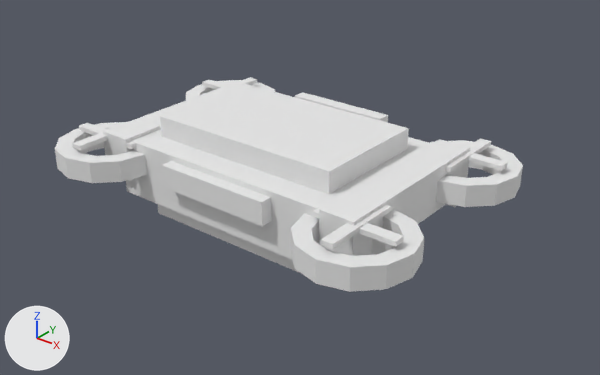
The OBJ model Assets/Models/SF_GuardDrone.obj, before and after one commit.
Both versions are drawn from a 50 mm lens placed at (2.7, -3.22, 1.92), pointed at (0.09, 0.04, -0.1). The lights are fixed; the arrows at lower left show +X, +Y and +Z. The picture after the commit comes second. Where no turn or scale is listed for an object, it has been applied to the vertices. Vertices at exactly the same position are counted once.

Script lines for the objects in view, before the commit:
```python
me_sf_guarddrone = bpy.data.meshes.new('SF_GuardDrone')
me_sf_guarddrone.from_pydata(...)  # 384 vertices, 288 faces; spans x -1.15..1.15, y -0.8..0.8, z -0.27..0.29
# faces by material slot: [6, 42, 156, 36, 48]
me_sf_guarddrone.materials.append(mat_shell)  # white #e7e7e7
me_sf_guarddrone.materials.append(mat_trim)  # white #e7e7e7
me_sf_guarddrone.materials.append(mat_dark)  # white #e7e7e7
me_sf_guarddrone.materials.append(mat_warning)  # white #e7e7e7
me_sf_guarddrone.materials.append(mat_blade)  # white #e7e7e7
ob_sf_guarddrone = bpy.data.objects.new('SF_GuardDrone', me_sf_guarddrone)
ob_sf_guarddrone.location = (0.0, 0.0, 0.0)
```
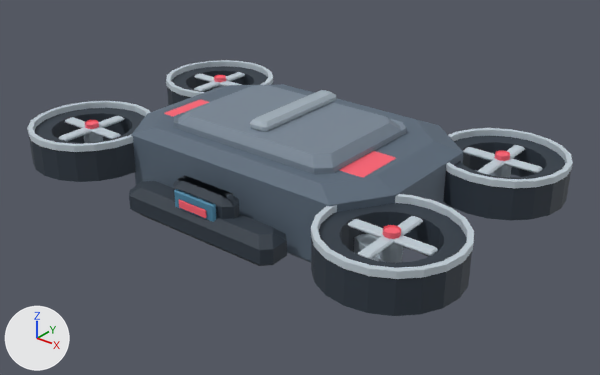
What changed in the scene script:
```text
Change me_sf_guarddrone:
    remove me_sf_guarddrone.from_pydata(...)  # 384 vertices, 288 faces; spans x -1.15..1.15, y -0.8..0.8, z -0.27..0.29
    remove me_sf_guarddrone.materials.append(mat_shell)  # white #e7e7e7
    remove me_sf_guarddrone.materials.append(mat_trim)  # white #e7e7e7
    remove me_sf_guarddrone.materials.append(mat_dark)  # white #e7e7e7
    remove me_sf_guarddrone.materials.append(mat_warning)  # white #e7e7e7
    remove me_sf_guarddrone.materials.append(mat_blade)  # white #e7e7e7
    add me_sf_guarddrone.from_pydata(...)  # 1664 vertices, 1464 faces; spans x -1.37..1.37, y -0.83..0.93, z -0.29..0.35
    me_sf_guarddrone part 1: the loose piece of 48 vertices spanning x 0.55..1.15, y 0.2..0.8, z -0.01..0.11 is rebuilt with 80 vertices and now spans x 0.67..1.37, y 0.23..0.93, z -0.03..0.15, in mat_carbon (dark blue #2c3742)
    me_sf_guarddrone part 2: the loose piece of 48 vertices spanning x 0.55..1.15, y -0.8..-0.2, z 0.0..0.12 is rebuilt with 80 vertices and now spans x 0.67..1.37, y -0.83..-0.13, z -0.03..0.15, in mat_carbon (dark blue #2c3742)
    me_sf_guarddrone part 3: the loose piece of 48 vertices spanning x -1.15..-0.55, y 0.2..0.8, z -0.01..0.11 is rebuilt with 80 vertices and now spans x -1.37..-0.67, y 0.23..0.93, z -0.03..0.15, in mat_carbon (dark blue #2c3742)
    me_sf_guarddrone part 4: the loose piece of 48 vertices spanning x -1.15..-0.55, y -0.8..-0.2, z 0.0..0.12 is rebuilt with 80 vertices and now spans x -1.37..-0.67, y -0.83..-0.13, z -0.03..0.15, in mat_carbon (dark blue #2c3742)
    me_sf_guarddrone part 5: the loose piece of 8 vertices spanning x -0.74..0.74, y -0.5..0.5, z -0.17..0.17 is rebuilt with 32 vertices and now spans x -0.86..0.86, y -0.48..0.7, z -0.19..0.24, in mat_graphite (greyish blue #5b6a7a)
    me_sf_guarddrone part 6: the loose piece of 8 vertices spanning x -0.58..0.58, y -0.35..0.35, z 0.15..0.29 is rebuilt with 32 vertices and now spans x -0.55..0.55, y -0.34..0.44, z 0.2..0.31, in mat_panel (greyish blue #798695)
    me_sf_guarddrone part 7: 6 loose pieces with 48 vertices, spanning x -0.9..0.9, y -0.55..0.57, z -0.23..0.23, are deleted
    me_sf_guarddrone part 8: 128 vertices removed from x -1.08..1.08, y -0.73..0.73, z -0.27..0.19; 1280 vertices added at x -1.37..1.37, y -0.83..0.93, z -0.29..0.35
    add me_sf_guarddrone.materials.append(mat_graphite)  # greyish blue #5b6a7a
    add me_sf_guarddrone.materials.append(mat_panel)  # greyish blue #798695
    add me_sf_guarddrone.materials.append(mat_titanium)  # grey #a2afba
    add me_sf_guarddrone.materials.append(mat_carbon)  # dark blue #2c3742
    add me_sf_guarddrone.materials.append(mat_glass)  # blue #4884a2
    add me_sf_guarddrone.materials.append(mat_guardglow)  # red #fd6173
    add me_sf_guarddrone.materials.append(mat_rubber)  # dark grey #42454d
    add me_sf_guarddrone.materials.append(mat_edge)  # pale blue #c0cdd6
```

Location of each change, (x1, y1, x2, y2) in pixels of the pictures (600 x 375 px):
'SF_GuardDrone', reshaped, recoloured (17% wider, 19% taller): before (55, 77, 523, 292); after (27, 60, 573, 316)
part 1 of me_sf_guarddrone, rebuilt: before (436, 140, 523, 207); after (443, 136, 571, 221)
part 2 of me_sf_guarddrone, rebuilt (21% wider, 36% taller): before (291, 209, 424, 292); after (311, 203, 472, 316)
part 3 of me_sf_guarddrone, rebuilt: before (186, 80, 275, 100); after (167, 66, 273, 105)
part 4 of me_sf_guarddrone, rebuilt (26% wider, 21% taller): before (55, 122, 147, 183); after (29, 108, 145, 182)
part 5 of me_sf_guarddrone, rebuilt: before (126, 129, 432, 260); after (131, 84, 463, 262)
part 6 of me_sf_guarddrone, rebuilt (7% narrower, 19% shorter): before (160, 84, 409, 194); after (174, 85, 406, 174)
part 7 of me_sf_guarddrone, deleted (mostly hidden): before (112, 93, 388, 183)
part 8 of me_sf_guarddrone, built on: before (72, 77, 508, 274); after (27, 60, 573, 279)
